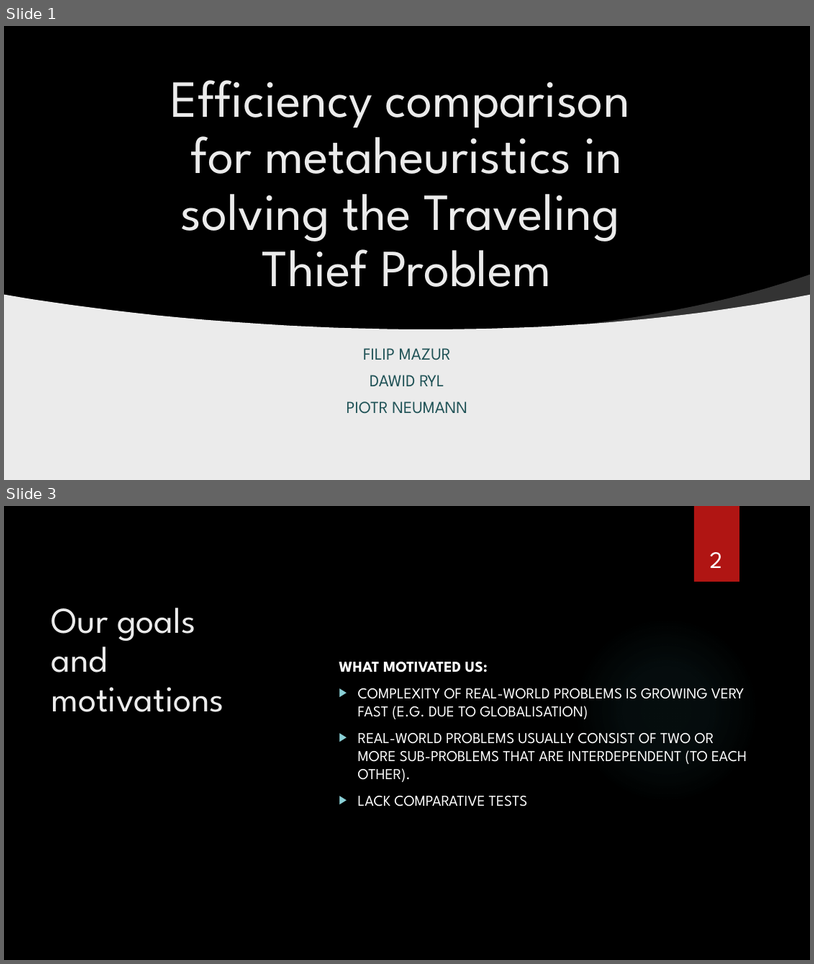
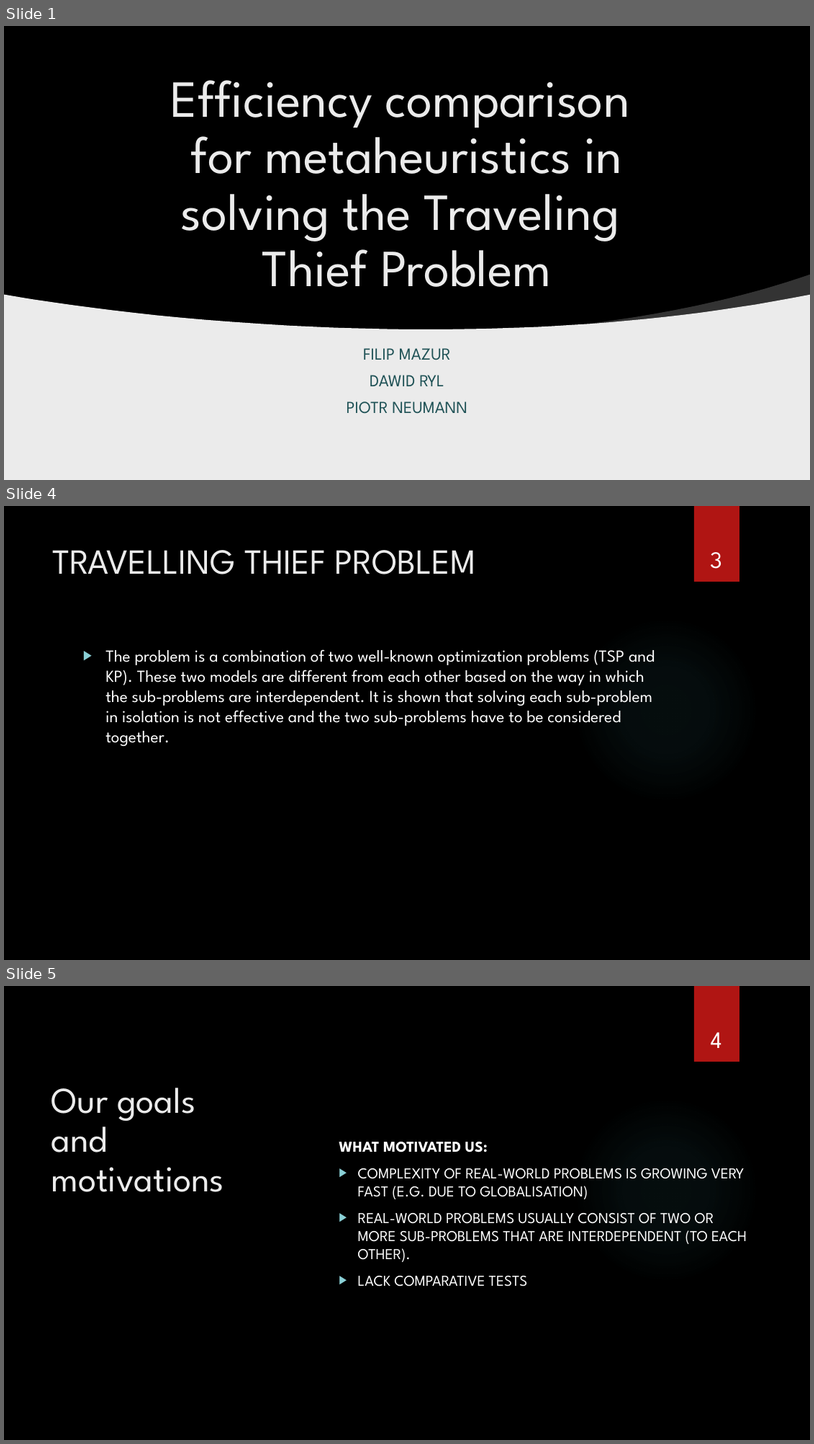
Before and after one commit to MegaKruk/PWr-ATiAI, a slide deck: AI-midterm-presentation_3.pptx. Shown one above the other, each under a label of ours: slides 1 and 3 before the commit, slides 1, 4 and 5 after it; the slides between them are not shown. The pictures are 814x964 and 814x1444 pixels, drawn with LibreOffice and Linux fonts; fonts in the diff are those of the drawing; background and template pictures are left out. Boxes give left, top, right and bottom in pixels: in the first picture for what was removed or moved away, otherwise in the second. Text is boxed around its words. In the diff, an @@ line names an element or a change of style, - is before the commit and + after.

```diff
--- a/AI-midterm-presentation_3.pptx
+++ b/AI-midterm-presentation_3.pptx
@@ slide 4 added at (4,506,810,960), background picture (left out); not listed: 2 template elements that a slide beside it also shows @@
@@ title added at (53,550,476,574), 42 pt, text #EBEBEB @@
+TRAVELLING THIEF PROBLEM
@@ page number added at (710,552,723,569), 28 pt, text #FFFFFF @@
+3
@@ text added at (106,649,655,746), 20 pt, text #FFFFFF @@
+▶ The problem is a combination of two well-known optimization problems (TSP and KP). These two models are different from each other based on the way in which the sub-problems are interdependent. It is shown that solving each sub-problem in isolation is not effective and the two sub-problems have to be considered together.
@@ what was slide 3 is now slide 5 @@
@@ page number at (711,1032,723,1048): text changed @@
-2
+4
```
Also in this commit, not shown: 1 slide changed, 1 other slide added, 3 other files.
